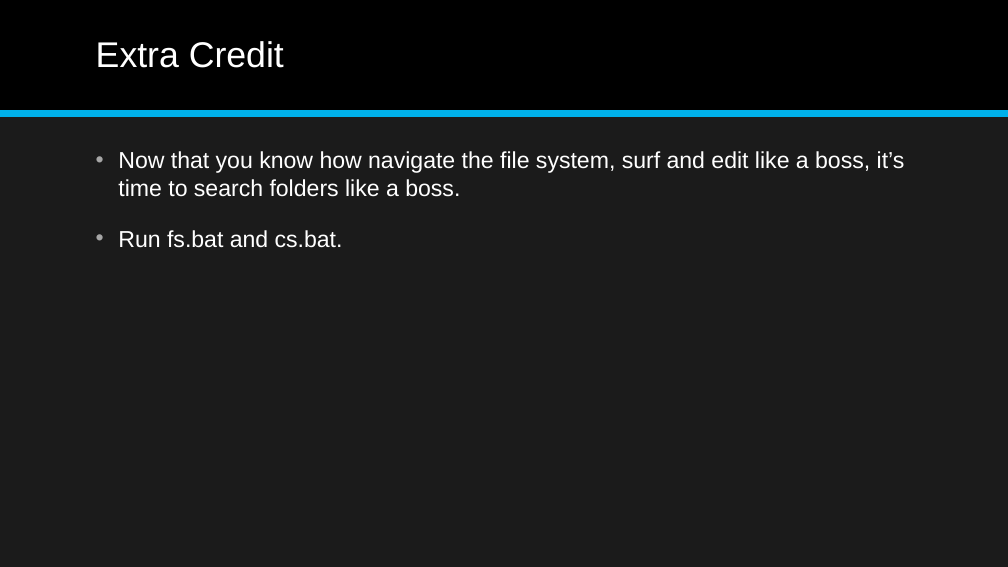
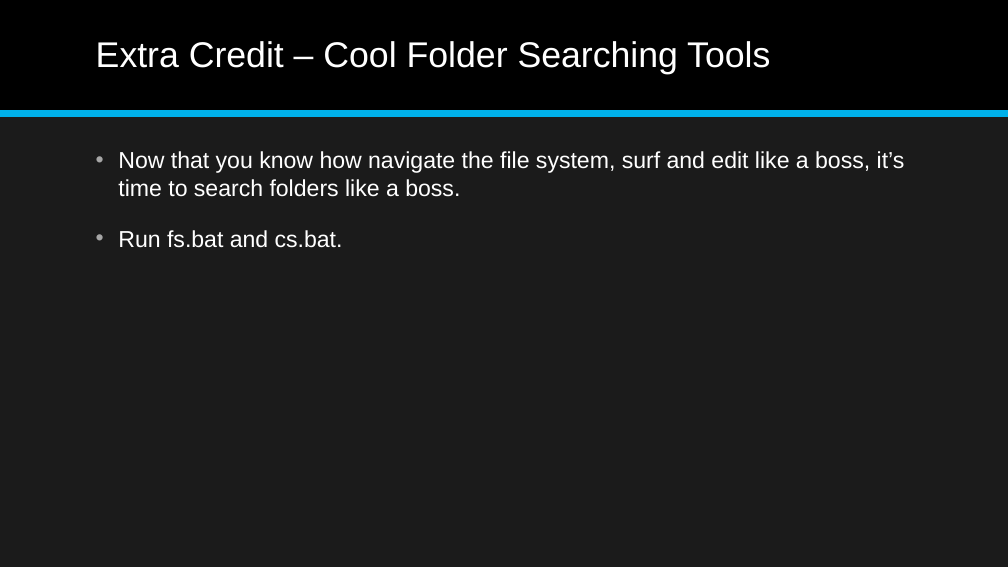
Before and after one commit to jonathan-r-jones/Composable-Batch-Files, a slide deck: slide 22 of Composable Batch File Helper.pptx (slide 21 before the commit). Drawn at 1008x567 pixels with LibreOffice and Linux fonts; fonts in the diff are those of the drawing. Boxes give left, top, right and bottom in pixels: in the first picture for what was removed or moved away, otherwise in the second. Text is boxed around its words. In the diff, an @@ line names an element or a change of style, - is before the commit and + after.

```diff
--- a/Composable Batch File Helper.pptx
+++ b/Composable Batch File Helper.pptx
@@ title at (96, 41, 770, 74): text changed @@
-Extra Credit
+Extra Credit – Cool Folder Searching Tools
```
Also in this commit, not shown: 5 other slides changed, 2 slides added, 1 slide removed, 2 other files.
